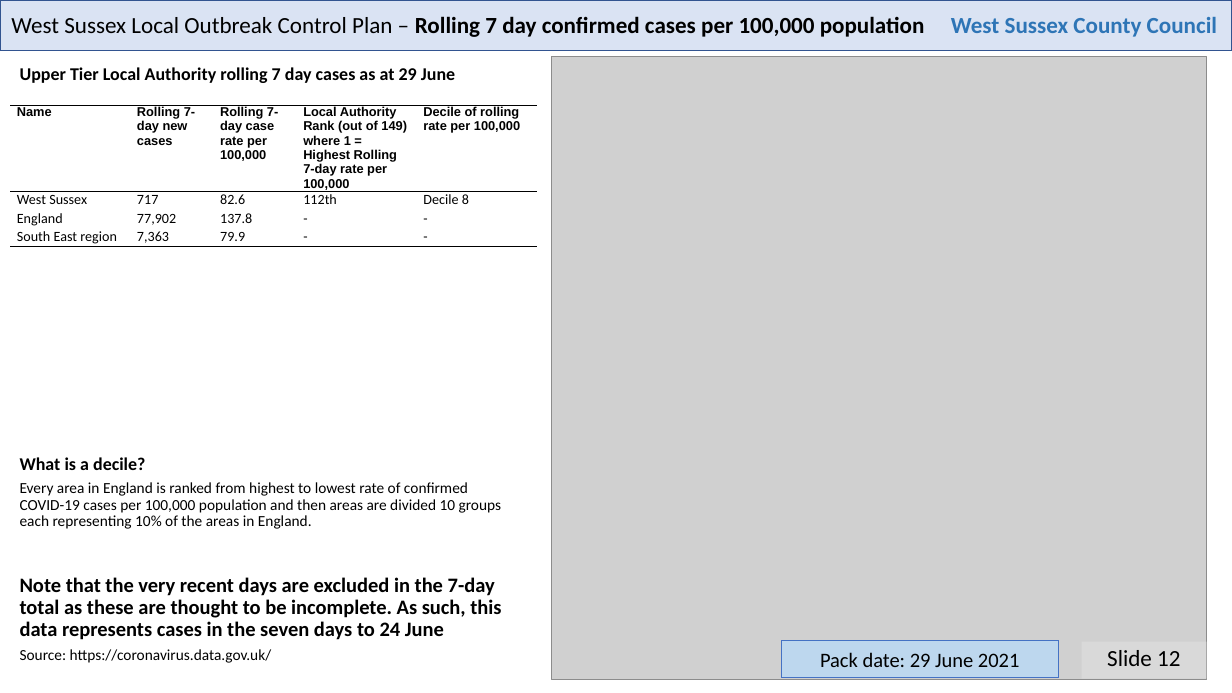
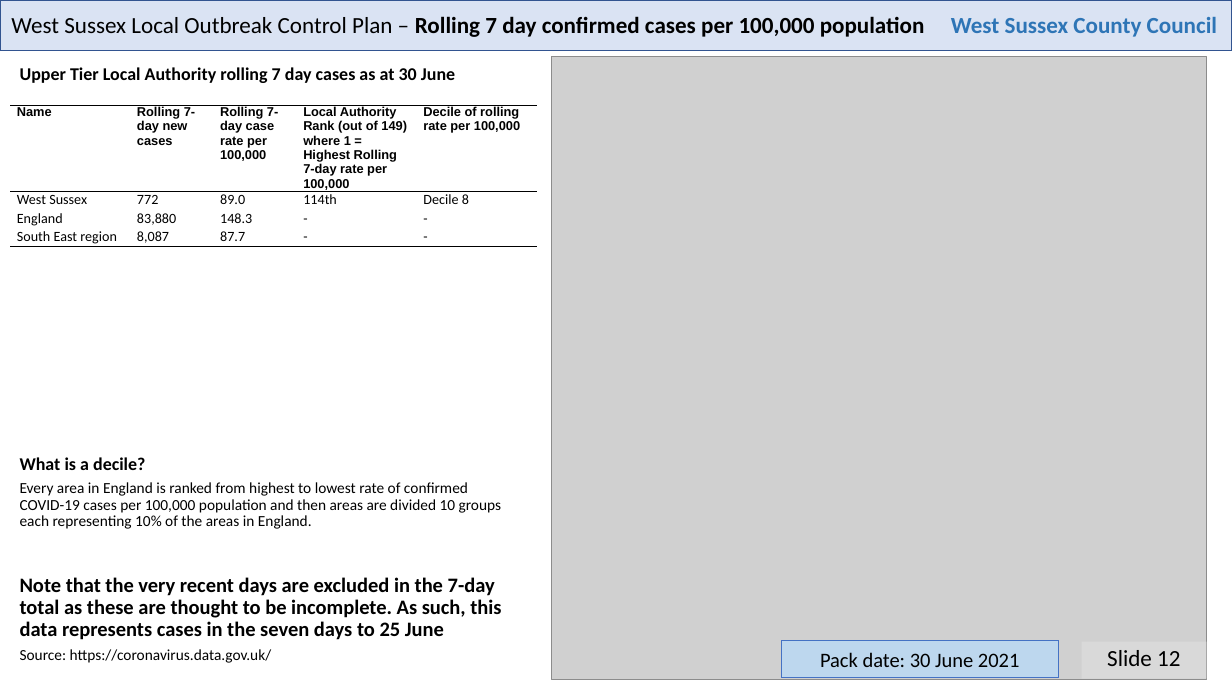
Before and after one commit to psychty/wsx_covid_datapack_public, a slide deck: slide 12 of Latest_West_Sussex_C19_slide_deck.pptx. Drawn at 1232x693 pixels with LibreOffice and Linux fonts; fonts in the diff are those of the drawing; grey boxes stand for pictures. Boxes give left, top, right and bottom in pixels: in the first picture for what was removed or moved away, otherwise in the second. Text is boxed around its words. In the diff, an @@ line names an element or a change of style, - is before the commit and + after.

Commit message:
June 30

```diff
--- a/Latest_West_Sussex_C19_slide_deck.pptx
+++ b/Latest_West_Sussex_C19_slide_deck.pptx
@@ text at (20, 67, 455, 83): text changed @@
-Upper Tier Local Authority rolling 7 day cases as at 29 June
+Upper Tier Local Authority rolling 7 day cases as at 30 June
@@ table at (10, 105, 537, 361) @@
-row 2: West Sussex | 717 | 82.6 | 112th | Decile 8
+row 2: West Sussex | 772 | 89.0 | 114th | Decile 8
-row 3, column 2: 77,902
+row 3, column 2: 83,880
-row 3, column 3: 137.8
+row 3, column 3: 148.3
-row 4, column 2: 7,363
+row 4, column 2: 8,087
-row 4, column 3: 79.9
+row 4, column 3: 87.7
@@ text at (20, 577, 501, 640): text changed @@
-Note that the very recent days are excluded in the 7-day total as these are thought to be incomplete. As such, this data represents cases in the seven days to 24 June
+Note that the very recent days are excluded in the 7-day total as these are thought to be incomplete. As such, this data represents cases in the seven days to 25 June
@@ text in rectangle at (820, 652, 1019, 667): text changed @@
-Pack date: 29 June 2021
+Pack date: 30 June 2021
```
Also in this commit, not shown: 21 other slides changed, 59 other files.
